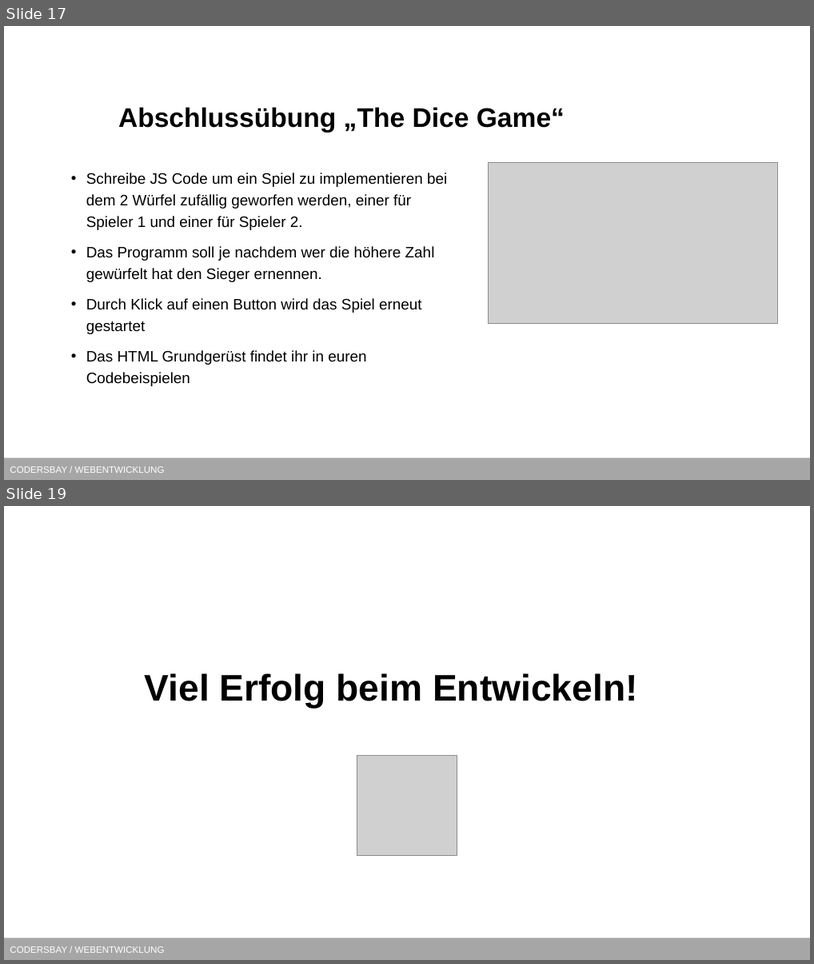
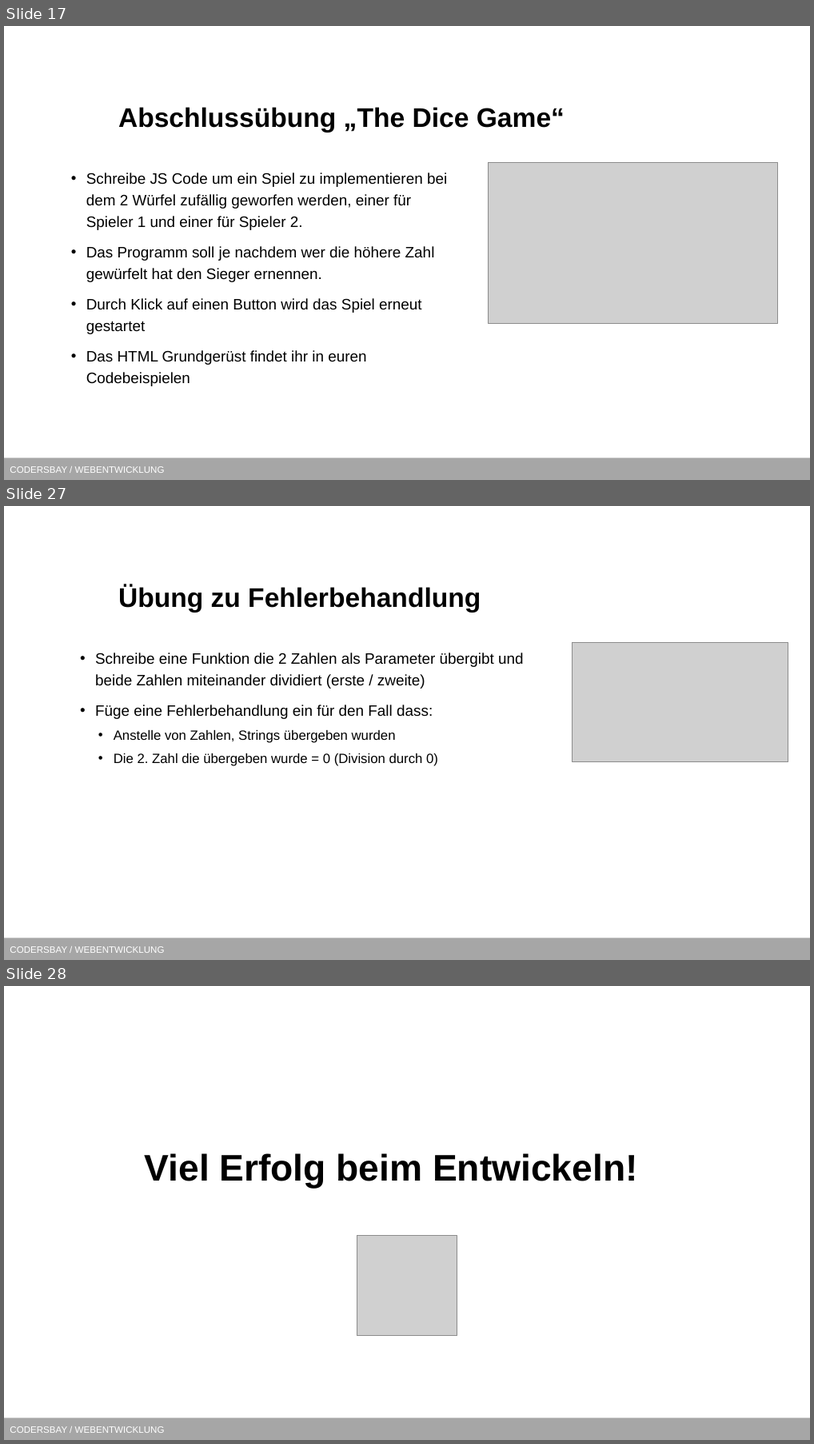
Before and after one commit to kodo89/Webentwicklung_23_24, a slide deck: 7. Javascript/Slides/DOM.pptx. Shown one above the other, each under a label of ours: slides 17 and 19 before the commit, slides 17, 27 and 28 after it; the slides between them are not shown. The pictures are 814x964 and 814x1444 pixels, drawn with LibreOffice and Linux fonts; fonts in the diff are those of the drawing; grey boxes stand for pictures; background and template pictures are left out. Boxes give left, top, right and bottom in pixels: in the first picture for what was removed or moved away, otherwise in the second. Text is boxed around its words. In the diff, an @@ line names an element or a change of style, - is before the commit and + after.

```diff
--- a/7. Javascript/Slides/DOM.pptx
+++ b/7. Javascript/Slides/DOM.pptx
@@ slide 27 added at <box>4,506,810,960</box>, background #FFFFFF; not listed: 1 template element that a slide beside it also shows @@
@@ title added at <box>118,585,481,612</box>, 32 pt, text #000000, bold @@
+Übung zu Fehlerbehandlung
@@ picture added at <box>573,642,789,761</box> @@
@@ text added at <box>95,652,524,766</box>, 18 pt, text #000000 @@
+• Schreibe eine Funktion die 2 Zahlen als Parameter übergibt und beide Zahlen miteinander dividiert (erste / zweite)
+• Füge eine Fehlerbehandlung ein für den Fall dass:
+  • Anstelle von Zahlen, Strings übergeben wurden
+  • Die 2. Zahl die übergeben wurde = 0 (Division durch 0)
@@ what was slide 19 is now slide 28 @@
```
Also in this commit, not shown: 5 slides changed, 8 other slides added.
